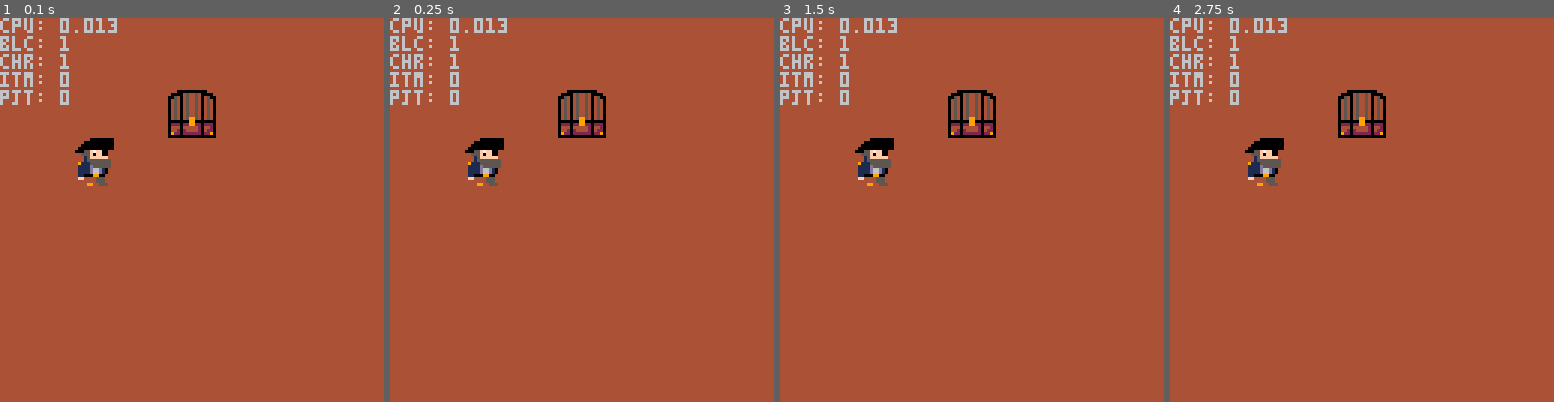
Above: before the commit, frames 1-4 (left to right).
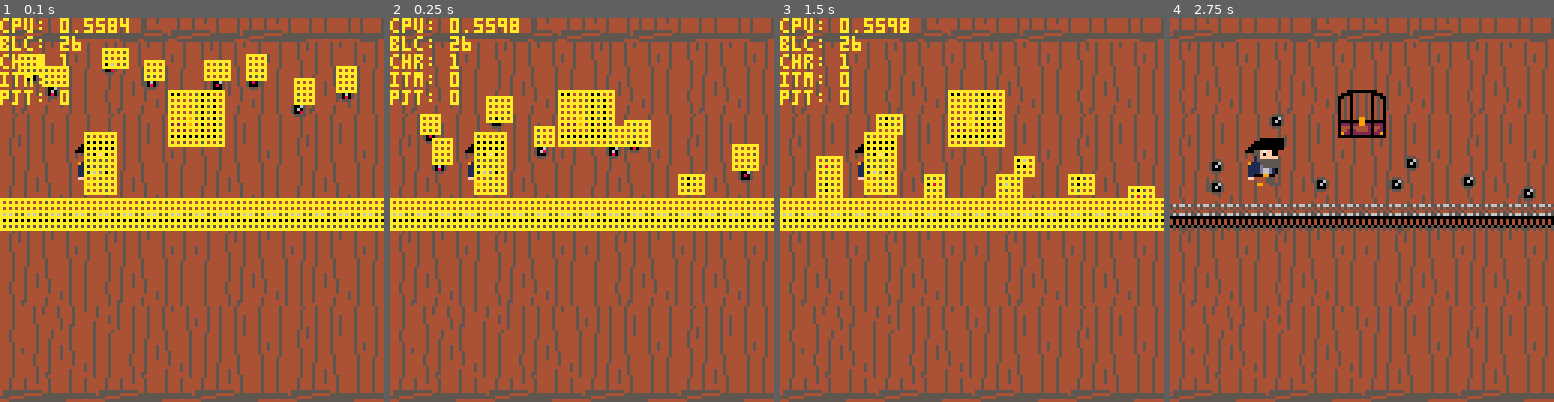
Above: after the commit, the same moments.

Repository: OttoDan/Arrrcade
Game: PICO-8 cartridge arrrcade_v2.p8
The game is run twice, just before and just after one commit, with the same random seed, the same clock (stepped at 60 frames per second) and the same inputs.
Inputs:
- Up to frame 1 (0.1 s): no input
- Up to frame 2 (0.25 s): no input
- Up to frame 3 (1.5 s): tap X (X key) at 0.33, 1.07 s
- Up to frame 4 (2.75 s): tap X (X key) at 1.85 s

The runs differ from the first frame. In frame 1, 33% of the frame differs, in the area x 0-100%, y 0-100%; in frame 2, 33%; in frame 3, 33%; in frame 4, 26%.

Commit message:
advancing . hitboxes, collision

Diff:
--- a/arrrcade_v2.p8
+++ b/arrrcade_v2.p8
@@ -10,32 +10,87 @@
 -------------------------------
 --game loop
 function _init()
- objects.blocks:create(64,32,obj_chest)
- objects.chars:create(32,48,obj_cade)
-
-end
+ debug = true
+ level:init()
+ colgrid:init()
+end
+
 
 function _update()
-
-end
+ colgrid:reset()
+ objects:update()
+
+ --debug on off
+ if btnp(5) then
+  if debug then
+   debug = false
+  else
+   debug = true
+  end
+ end
+end
+
 
 function _draw()
  cls(4)
  palt(0,false)--black -> opaque
  palt(11,true)--green -> transparent
+
+
+ level:draw()
  objects:draw()
- --debug print
- print("cpu: "..stat(1)
-  .."\nblc: "..#objects.blocks
-  .."\nchr: "..#objects.chars
-  .."\nitm: "..#objects.items
-  .."\npjt: "..#objects.projectiles
- )
+
+
+ --debug....---
+ if debug then
+  colgrid:draw()
+  print("cpu: "..stat(1)
+   .."\nblc: "..#objects.blocks
+   .."\nchr: "..#objects.chars
+   .."\nitm: "..#objects.items
+   .."\npjt: "..#objects.projectiles
+  )
+ end
 end
 
 -------------------------------
 --level
+--[[
+nice to have: randomly arranged
+background segments
+
+--]]
 level = {}
+
+
+function level:init()
+ --create plattform in level center
+ for i=0,16 do
+  objects.blocks:create(i*8,64,obj_platform)
+ end
+ --create test player and block
+ objects.blocks:create(64,32,obj_chest)
+ objects.chars:create(32,48,obj_cade)
+ --create random cannonballs
+ for i=0,8 do
+  objects.blocks:create(
+   i * 16 -rnd(8)+8,
+   0,
+   obj_cannonball
+  )
+ end
+end
+
+
+function level:draw()
+ --background map
+ map(0,0,0,0,16,16)
+ for i=0,16 do
+  spr(32,i*8,64)
+ end
+ --static objects map
+-- map(0,0,0,0,16,16)
+end
 
 
 -------------------------------
@@ -57,7 +112,114 @@
 character
 
 --]]
-
+colgrid = {}
+colgrid.size = 2
+
+function colgrid:init()
+ --fill a blank grid with
+ --4x4 pixels each cell
+ for ix=1,128/colgrid.size do
+  local row = {}
+  for iy=1,128/colgrid.size do
+   add(row,false)
+  end
+  add(colgrid,row)
+ end
+end
+function colgrid:reset()
+	for ix=1,128/colgrid.size do
+  for iy=1,128/colgrid.size do
+   colgrid[ix][iy]=false
+  end
+ end
+end
+
+function colgrid:update(obj)
+ --upper left point
+ local obj_x1 = flr(
+  (obj.x + obj.cx - obj.cw * 0.5)
+  / colgrid.size
+ )
+ local obj_y1 = flr(
+  (obj.y + obj.cy - obj.ch * 0.5)
+  / colgrid.size
+ )
+ --lower right point
+ local obj_x2 = flr(
+  (obj.x + obj.cx + obj.cw * 0.5)
+  / colgrid.size
+ )
+ local obj_y2 = flr(
+  (obj.y + obj.cy + obj.ch * 0.5)
+  / colgrid.size
+ )
+
+ for ix=obj_x1, obj_x2 do
+  for iy=obj_y1, obj_y2 do
+   if ix>0 and iy > 0
+   and ix < 128/colgrid.size
+   and iy < 128/colgrid.size then
+    colgrid[ix][iy] = true
+   end
+  end
+ end
+end
+
+
+function colgrid:draw()
+ for ix=1,128/colgrid.size do
+  for iy=1,128/colgrid.size do
+   if colgrid[ix][iy] then
+    rect(
+     (ix-1)*colgrid.size,
+     (iy-1)*colgrid.size,
+     (ix)*colgrid.size+colgrid.size,
+     (iy)*colgrid.size+colgrid.size,
+     10
+    )
+   end
+  end
+ end
+end
+
+
+function collision(obj)
+ --upper left point
+ local obj_x1 = flr(
+  (obj.x + obj.cx - obj.cw * 0.5)
+  / colgrid.size
+ )
+ local obj_y1 = flr(
+  (obj.y + obj.cy - obj.ch * 0.5)
+  / colgrid.size
+ )
+ --lower right point
+ local obj_x2 = flr(
+  (obj.x + obj.cx + obj.cw * 0.5)
+  / colgrid.size
+ )
+ local obj_y2 = flr(
+  (obj.y + obj.cy + obj.ch * 0.5)
+  / colgrid.size
+ )
+
+ --move left?
+ if obj.vx < 0 and obj_x1 > 1 then
+  for iy = obj_y1, obj_y2 do
+   if colgrid[obj_x1-1][iy] then
+    return true
+   end
+  end
+ end
+ --move right?
+ if obj.vx > 0 and obj_x2 < 128/colgrid.size+1 then
+  for iy = obj_y1, obj_y2 do
+   if colgrid[obj_x1+1][iy] then
+    return true
+   end
+  end
+ end
+end
 -------------------------------
 --objects
 --[[
@@ -85,27 +248,66 @@
  projectiles={}
 }
 
+
 --template data
+--sprite
 obj_sx = {} obj_sy = {}
 obj_sw = {} obj_sh = {}
-
+--collision
+obj_cx = {} obj_cy = {}
+obj_cw = {} obj_ch = {}
+
+--
 obj_cade = 1
 obj_sx[obj_cade] = 0
 obj_sy[obj_cade] = 0
 obj_sw[obj_cade] = 16
 obj_sh[obj_cade] = 16
-
+obj_cx[obj_cade]  = 2
+obj_cy[obj_cade]  = 1
+obj_cw[obj_cade]  = 6
+obj_ch[obj_cade]  = 15
+--
 obj_barrel = 2
 obj_sx[obj_barrel]  = 16
 obj_sy[obj_barrel]  = 0
 obj_sw[obj_barrel]  = 16
 obj_sh[obj_barrel]  = 16
-
+obj_cx[obj_barrel]  = 1
+obj_cy[obj_barrel]  = 1
+obj_cw[obj_barrel]  = 14
+obj_ch[obj_barrel]  = 14
+--
 obj_chest = 3
 obj_sx[obj_chest]  = 32
 obj_sy[obj_chest]  = 0
 obj_sw[obj_chest]  = 16
 obj_sh[obj_chest]  = 16
+obj_cx[obj_chest]  = 1
+obj_cy[obj_chest]  = 1
+obj_cw[obj_chest]  = 14
+obj_ch[obj_chest]  = 14
+--
+obj_platform = 5
+obj_sx[obj_platform]  = 8
+obj_sy[obj_platform]  = 16
+obj_sw[obj_platform]  = 8
+obj_sh[obj_platform]  = 8
+obj_cx[obj_platform]  = 0
+obj_cy[obj_platform]  = 2
+obj_cw[obj_platform]  = 8
+obj_ch[obj_platform]  = 5
+--
+obj_cannonball = 6
+obj_sx[obj_cannonball]  = 16
+obj_sy[obj_cannonball]  = 16
+obj_sw[obj_cannonball]  = 5
+obj_sh[obj_cannonball]  = 5
+obj_cx[obj_cannonball]  = 1
+obj_cy[obj_cannonball]  = 1
+obj_cw[obj_cannonball]  = 3
+obj_ch[obj_cannonball]  = 3
+
 
 -----------------------------
 --template for object creation
@@ -116,9 +318,11 @@
   --position
   x,y,
   --movement
-  vx,vy,
+  vx=0,vy=0,
   --collision
-  grouded = false,
+  grounded = false,
+  cx,cy,
+  cw,ch,
   --sprites
   sx,sy,--pixel position on sheet
   sw,sh--pixel size (width&height)
@@ -131,6 +335,11 @@
  obj.t = _t
  obj.x = _x
  obj.y = _y
+ --get collision (hitbox) data
+ obj.cx = obj_cx[_t]
+ obj.cy = obj_cy[_t]
+ obj.cw = obj_cw[_t]
+ obj.ch = obj_ch[_t]
  --get sprite data for sspr
  obj.sx = obj_sx[_t]
  obj.sy = obj_sy[_t]
@@ -143,14 +352,89 @@
  local obj = objects:create(_x,_y,_t)
  add(objects.chars,obj)
 end
+
 function objects.blocks:create(_x,_y,_t)
  local obj = objects:create(_x,_y,_t)
+ --individual block data
+ if _t ==obj_cannonball then
+  obj.vx = -rnd()+rnd()
+  obj.vy = 4 +rnd(4)
+ end
+ --save to table
  add(objects.blocks,obj)
 end
 
+
 function objects:update()
-
-end
+ objects.chars:update()
+ objects.blocks:update()
+end
+
+
+--delete when leaving the screen
+function objects:leftscreen(obj)
+ if obj.x < 0 or obj.x > 128
+ or obj.y < 0 or obj.y > 128
+ then
+  return true
+ end
+end
+
+
+function objects.chars:update()
+ for chr in all(objects.chars) do
+  if not chr.grounded then
+   --update collision grid
+   colgrid:update(chr)
+   --save old position
+   local old = {x=chr.x, y=chr.y}
+
+   --move by velocity
+   chr.x += chr.vx
+   chr.y += chr.vy
+
+   --check for collision
+   if collision(chr) then
+    chr.x = chr.x
+    chr.y = chr.y
+    chr.grounded = true
+   end
+  end
+
+  --delete when out of screen
+  if objects:leftscreen(chr) then
+   del(objects.chars,chr)
+  end
+ end
+end
+
+
+function objects.blocks:update()
+ for blk in all(objects.blocks) do
+  if not blk.grounded then
+   --update collision grid
+   colgrid:update(blk)
+   --save old position
+   local old = {x=blk.x, y=blk.y}
+
+   --move by velocity
+   blk.x += blk.vx
+   blk.y += blk.vy
+
+   --check for collision
+   if collision(blk) then
+    blk.x = old.x
+    blk.y = old.y
+   end
+  end
+
+  --delete when out of screen
+  if objects:leftscreen(blk) then
+   del(objects.blocks,blk)
+  end
+ end
+end
+
 
 function objects:draw()
  for k, v in pairs(objects) do
@@ -168,6 +452,13 @@
      obj.flip_x,
      obj.flip_y
     )
+    if debug then
+     pset(
+
+     obj.x,
+     obj.y,
+     8)
+    end
    end
   end
  end
@@ -322,3 +613,150 @@
 
 
 
+…(130 lines of a section not shown)…
+__map__
+6061626363626160616260616263636200000000000000000000000000000000000000000000000000000000000000000000000000000000000000000000000000000000000000000000000000000000000000000000000000000000000000000000000000000000000000000000000000000000000000000000000000000000
+4445464744454647444546474445464700000000000000000000000000000000000000000000000000000000000000000000000000000000000000000000000000000000000000000000000000000000000000000000000000000000000000000000000000000000000000000000000000000000000000000000000000000000
+5455565754555657545556575455565700000000000000000000000000000000000000000000000000000000000000000000000000000000000000000000000000000000000000000000000000000000000000000000000000000000000000000000000000000000000000000000000000000000000000000000000000000000
+6465666764656667646566676465666700000000000000000000000000000000000000000000000000000000000000000000000000000000000000000000000000000000000000000000000000000000000000000000000000000000000000000000000000000000000000000000000000000000000000000000000000000000
+3435363734353637343536373435363700000000000000000000000000000000000000000000000000000000000000000000000000000000000000000000000000000000000000000000000000000000000000000000000000000000000000000000000000000000000000000000000000000000000000000000000000000000
+4445464744454647444546474445464700000000000000000000000000000000000000000000000000000000000000000000000000000000000000000000000000000000000000000000000000000000000000000000000000000000000000000000000000000000000000000000000000000000000000000000000000000000
+5455565754555657545556575455565700000000000000000000000000000000000000000000000000000000000000000000000000000000000000000000000000000000000000000000000000000000000000000000000000000000000000000000000000000000000000000000000000000000000000000000000000000000
+6465666764656667646566676465666700000000000000000000000000000000000000000000000000000000000000000000000000000000000000000000000000000000000000000000000000000000000000000000000000000000000000000000000000000000000000000000000000000000000000000000000000000000
+3435363734353637373435363735363700000000000000000000000000000000000000000000000000000000000000000000000000000000000000000000000000000000000000000000000000000000000000000000000000000000000000000000000000000000000000000000000000000000000000000000000000000000
+4445464744454647474445464745464700000000000000000000000000000000000000000000000000000000000000000000000000000000000000000000000000000000000000000000000000000000000000000000000000000000000000000000000000000000000000000000000000000000000000000000000000000000
+5455565754555657575455565755565700000000000000000000000000000000000000000000000000000000000000000000000000000000000000000000000000000000000000000000000000000000000000000000000000000000000000000000000000000000000000000000000000000000000000000000000000000000
+6465666764656667676465666765666700000000000000000000000000000000000000000000000000000000000000000000000000000000000000000000000000000000000000000000000000000000000000000000000000000000000000000000000000000000000000000000000000000000000000000000000000000000
+5444646566674546473132333031323300000000000000000000000000000000000000000000000000000000000000000000000000000000000000000000000000000000000000000000000000000000000000000000000000000000000000000000000000000000000000000000000000000000000000000000000000000000
+6454555657545556574142434041424300000000000000000000000000000000000000000000000000000000000000000000000000000000000000000000000000000000000000000000000000000000000000000000000000000000000000000000000000000000000000000000000000000000000000000000000000000000
+5064656667646566675152535051525300000000000000000000000000000000000000000000000000000000000000000000000000000000000000000000000000000000000000000000000000000000000000000000000000000000000000000000000000000000000000000000000000000000000000000000000000000000
+6061626360616263606162636061626300000000000000000000000000000000000000000000000000000000000000000000000000000000000000000000000000000000000000000000000000000000000000000000000000000000000000000000000000000000000000000000000000000000000000000000000000000000
Not shown, changed: 137 lines of the sprite sheet (__gfx__) section of arrrcade_v2.p8
Not shown, changed: the thumbnail (__label__) section of arrrcade_v2.p8
